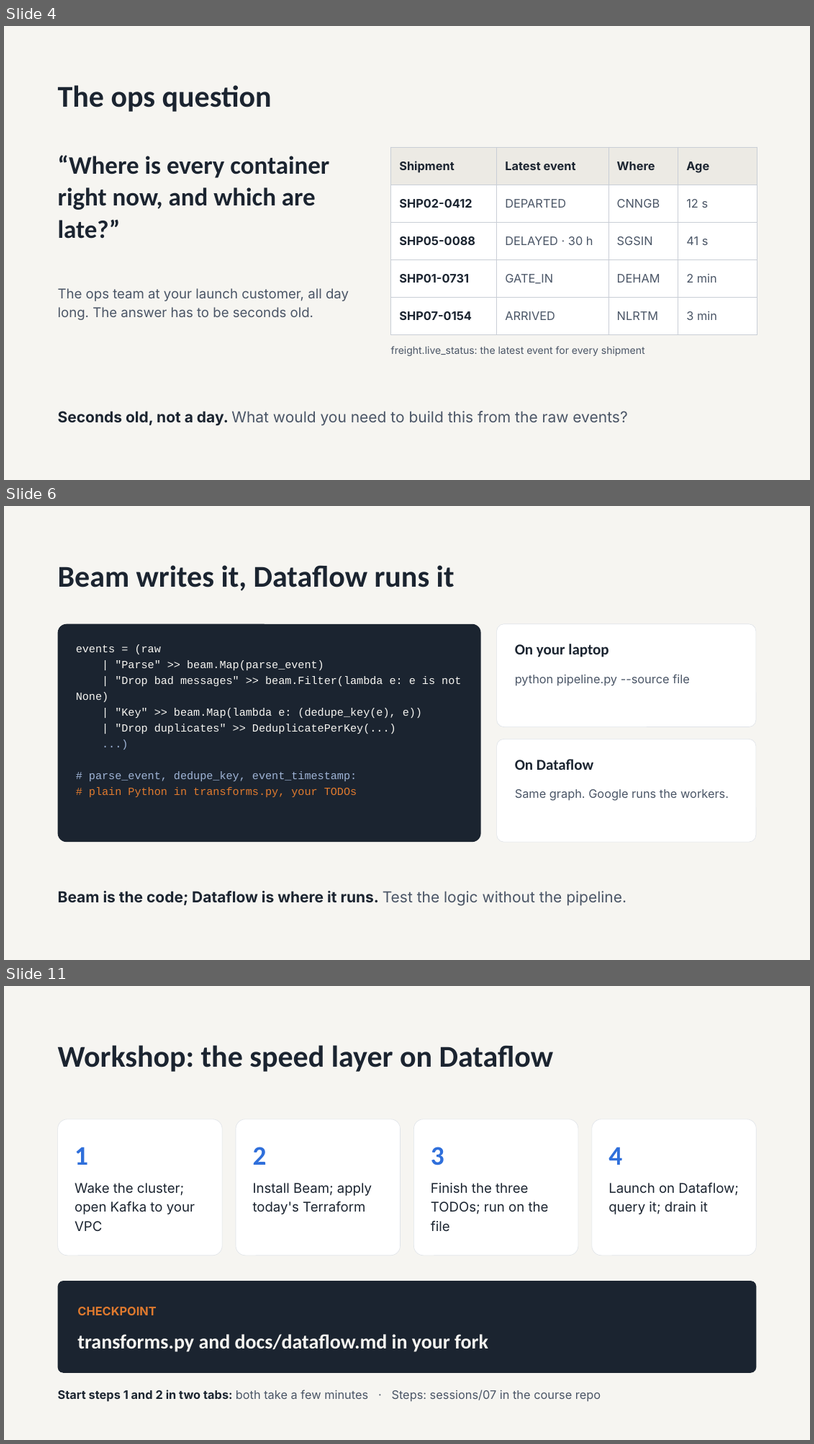
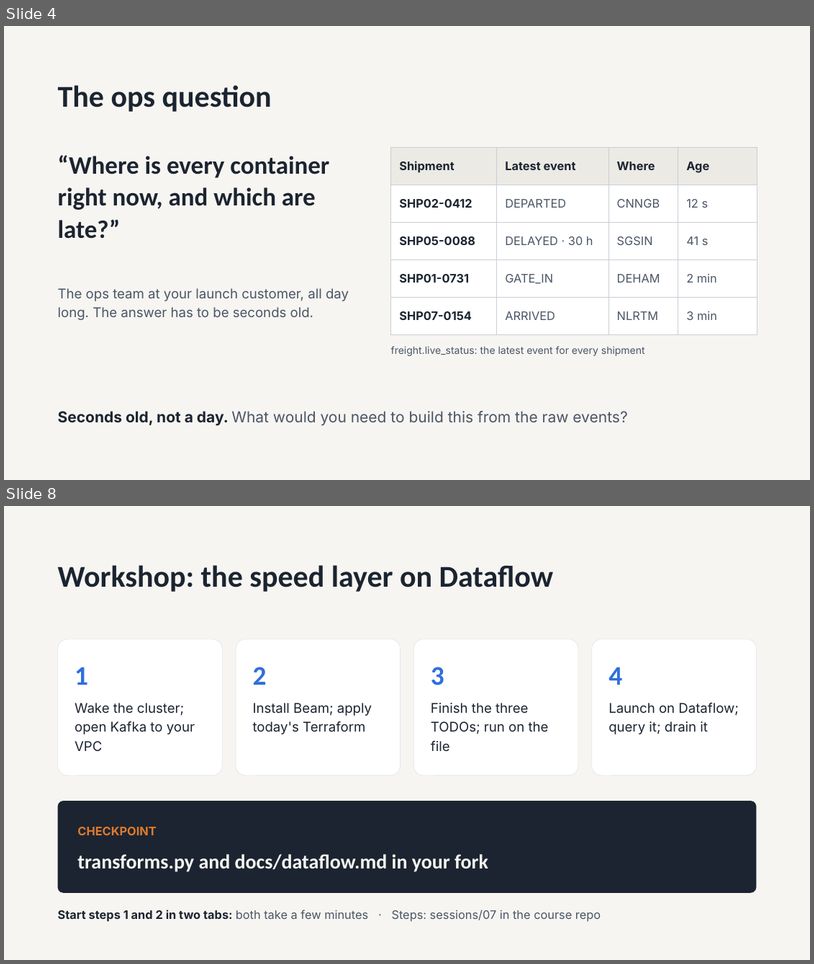
Before and after one commit to sham100768/cloud-computing-srh, a slide deck: sessions/07-dataflow/slides/session-07-dataflow.pptx. Shown one above the other, each under a label of ours: slides 4, 6 and 11 before the commit, slides 4 and 8 after it; the slides between them are not shown. The pictures are 814x1444 and 814x964 pixels, drawn with LibreOffice and Linux fonts; fonts in the diff are those of the drawing. Boxes give left, top, right and bottom in pixels: in the first picture for what was removed or moved away, otherwise in the second. Text is boxed around its words. In the diff, an @@ line names an element or a change of style, - is before the commit and + after.

```diff
--- a/sessions/07-dataflow/slides/session-07-dataflow.pptx
+++ b/sessions/07-dataflow/slides/session-07-dataflow.pptx
@@ slide 6 removed at (x1=4, y1=506, x2=810, y2=960), background #F6F5F1 @@
@@ title removed at (x1=58, y1=565, x2=455, y2=591) @@
-Beam writes it, Dataflow runs it
@@ rounded rectangle removed at (x1=58, y1=624, x2=481, y2=842) @@
@@ rounded rectangle removed at (x1=497, y1=624, x2=756, y2=727) @@
@@ text removed at (x1=76, y1=644, x2=461, y2=797) @@
-events = (raw
-| "Parse" >> beam.Map(parse_event)
-| "Drop bad messages" >> beam.Filter(lambda e: e is not None)
-| "Key" >> beam.Map(lambda e: (dedupe_key(e), e))
-| "Drop duplicates" >> DeduplicatePerKey(...)
-...)
-# parse_event, dedupe_key, event_timestamp:
-# plain Python in transforms.py, your TODOs
@@ text removed at (x1=515, y1=644, x2=609, y2=657) @@
-On your laptop
@@ text removed at (x1=515, y1=674, x2=690, y2=686) @@
-python pipeline.py --source file
@@ rounded rectangle removed at (x1=497, y1=739, x2=756, y2=842) @@
@@ text removed at (x1=515, y1=759, x2=594, y2=770) @@
-On Dataflow
@@ text removed at (x1=515, y1=789, x2=729, y2=800) @@
-Same graph. Google runs the workers.
@@ text removed at (x1=58, y1=890, x2=627, y2=906) @@
-Beam is the code; Dataflow is where it runs. Test the logic without the pipeline.
@@ what was slide 11 is now slide 8 @@
```
Also in this commit, not shown: 4 slides changed, 2 other slides removed.
